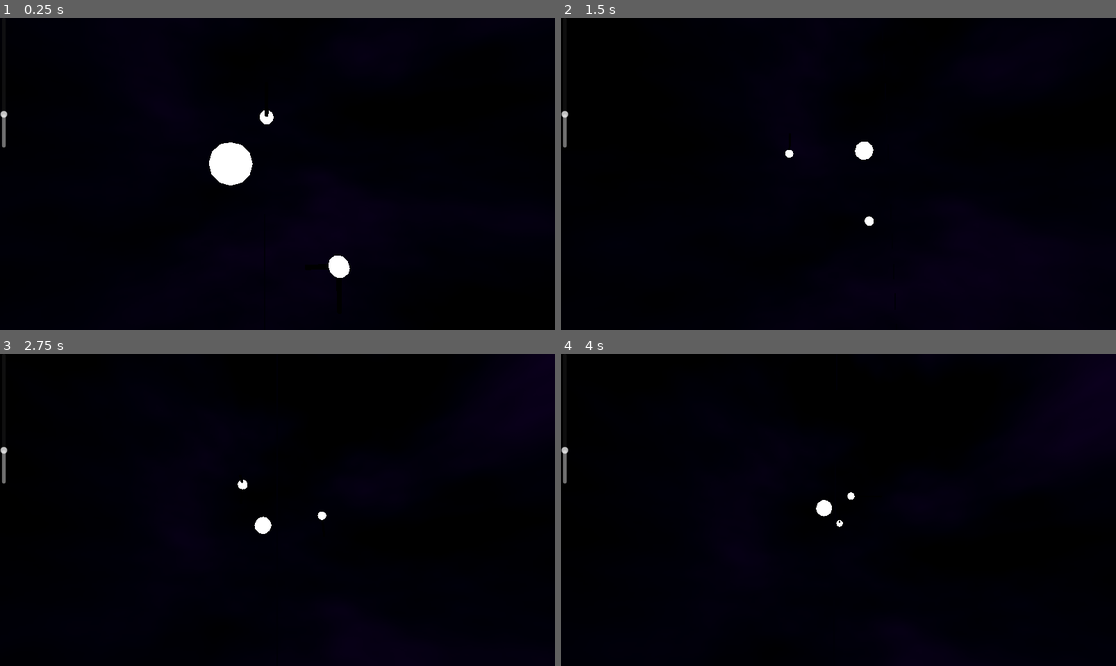
Above: before the commit, frames 1-4 (two rows, left to right).
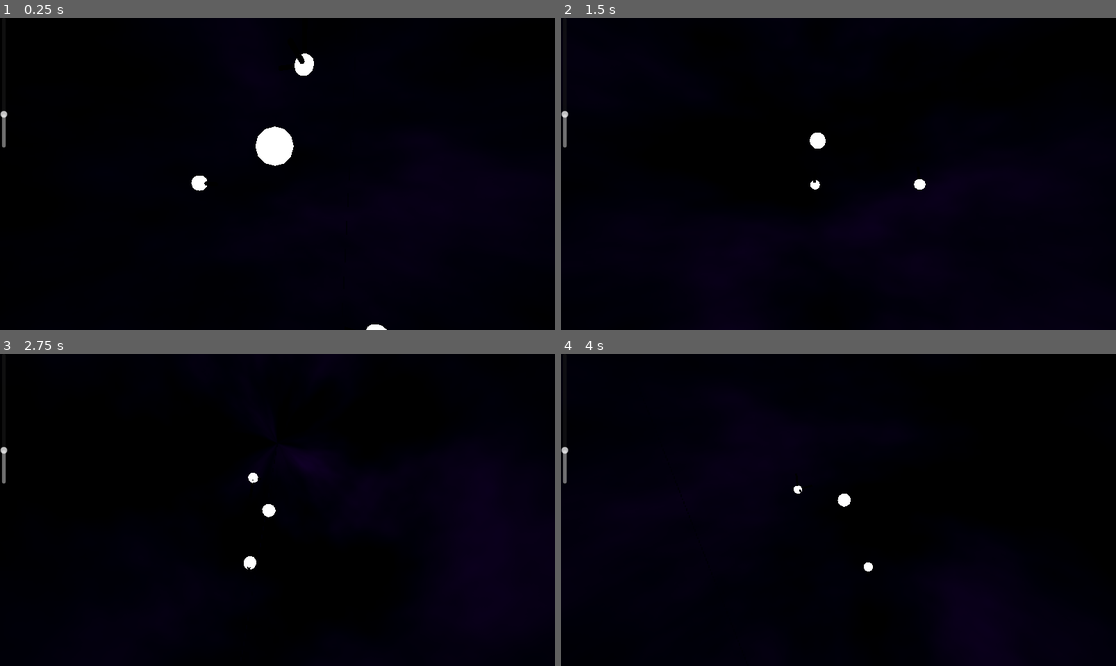
Above: after the commit, the same moments.

Repository: kubsterman/3d-gravity-experiment
Game: Godot game, scene res://main.tscn
The game is run twice, just before and just after one commit, with the same random seed, the same clock (stepped at 60 frames per second) and the same inputs.
Inputs (mouse positions are in pixels of both pictures, inside the frame that each line leads up to):
- Up to frame 1 (0.25 s): no input
- Up to frame 2 (1.5 s): move the mouse to (960, 158) at 0.52 s; hold Right (ui_right) 0.53-1.28 s; click (960, 158) at 0.67 s; move the mouse to (727, 189) at 1.27 s; hold Down (ui_down) from 1.28 s (still down)
- Up to frame 3 (2.75 s): move the mouse to (333, 441) at 2.02 s; release Down (ui_down) at 2.03 s; hold Right (ui_right) from 2.03 s (still down)
- Up to frame 4 (4 s): move the mouse to (810, 572) at 2.77 s; release Right (ui_right) at 2.78 s; hold Up (ui_up) 2.78-3.53 s; click (810, 572) at 2.92 s; move the mouse to (1005, 556) at 3.52 s; hold Left (ui_left) from 3.53 s (still down)

The runs differ from the first frame. In frame 1, 2.1% of the frame differs, in the area x 34-70%, y 11-100%; in frame 2, 0.4%; in frame 3, 1.7%; in frame 4, 1.0%.

Commit message:
added camera controls

Diff:
--- a/body.gd
+++ b/body.gd
@@ -11,7 +11,9 @@
 func _ready():
 	velocity = initial_velocity
 func _physics_process(delta):
+	_visual_control()
 	_indicator_edit()
+
 	for body in get_parent().bodies_present:
 		if body != null && body !=self:
 			desired_velocity.x = (body.global_position.x-global_position.x)
@@ -36,6 +38,8 @@
 	$z_indicator.height = velocity.z
 	$z_indicator.position.z = velocity.z/4
 
+func _visual_control():
+	self.scale = Vector3(1+mass*pow(0.1,11),1+mass*pow(0.1,11),1+mass*pow(0.1,11))
 
 func _on_area_3d_area_entered(area):
 	if mass < area.get_parent().mass:
--- a/main.gd
+++ b/main.gd
@@ -4,6 +4,8 @@
 var body_count: int
 var avg_pos: Vector3
 var zoom_value: float
+var movingright: bool
+
 func _ready():
 
 	for _body in get_children():
@@ -34,7 +36,16 @@
 	$Camera3D.look_at(avg_pos)
 	$Camera3D.global_position = lerp($Camera3D.global_position, floor(avg_pos) + Vector3(zoom_value,zoom_value,zoom_value)*$Camera3D.transform.basis.z, 0.02)
 
+	#orbit camera
 
+	if Input.is_action_pressed("ui_right"):
+		$Camera3D.global_position += 1 * Vector3(1,1,1) * $Camera3D.transform.basis.x
+	elif Input.is_action_pressed("ui_left"):
+		$Camera3D.global_position -= 1 * Vector3(1,1,1) * $Camera3D.transform.basis.x
+	if Input.is_action_pressed("ui_up"):
+		$Camera3D.global_position += 1 * Vector3(1,1,1) * $Camera3D.transform.basis.y
+	elif Input.is_action_pressed("ui_down"):
+		$Camera3D.global_position -= 1 * Vector3(1,1,1) * $Camera3D.transform.basis.y
 
 func _unhandled_input(event):
 	if event is InputEventMouseButton:
@@ -44,5 +55,6 @@
 
 			if event.button_index == MOUSE_BUTTON_WHEEL_DOWN:
 				zoom_value -= 1
+
 func _control():
 	zoom_value = $distance_slider.value
--- a/main.tscn
+++ b/main.tscn
@@ -28,19 +28,24 @@
 script = ExtResource("1_cou5m")
 
 [node name="Body" parent="." instance=ExtResource("1_uggw6")]
-transform = Transform3D(2, 0, 0, 0, 2, 0, 0, 0, 2, -0.0104957, 0.903115, -1.56024)
+transform = Transform3D(1, 0, 0, 0, 1, 0, 0, 0, 1, 0.127455, 0.939106, -1.15181)
 mass = 8e+10
 initial_velocity = Vector3(2.08165e-12, 2.08165e-12, 2.08165e-12)
 
 [node name="Body2" parent="." instance=ExtResource("1_uggw6")]
-transform = Transform3D(1, 0, 0, 0, 1, 0, 0, 0, 1, 2.28054, -0.0111303, -8.08582)
-mass = 1e+10
+transform = Transform3D(1, 0, 0, 0, 1, 0, 0, 0, 1, 2.7448, -2.40673, -6.17833)
+mass = 10.0
 initial_velocity = Vector3(2.08165e-12, 5, 2.08165e-12)
 
 [node name="Body3" parent="." instance=ExtResource("1_uggw6")]
-transform = Transform3D(1, 0, 0, 0, 1, 0, 0, 0, 1, 6.77877, 0.355905, -1.978)
-mass = 1.0
+transform = Transform3D(1, 0, 0, 0, 1, 0, 0, 0, 1, 6.65435, 0.355905, 0.978326)
+mass = 10.0
 initial_velocity = Vector3(2.08165e-12, -5, 2.08165e-12)
+
+[node name="Body4" parent="." instance=ExtResource("1_uggw6")]
+transform = Transform3D(1, 0, 0, 0, 1, 0, 0, 0, 1, -7.20661, -2.09769, -2.96986)
+mass = 5e+08
+initial_velocity = Vector3(2.08165e-12, 2.08165e-12, 2.08165e-12)
 
 [node name="Camera3D" type="Camera3D" parent="."]
 transform = Transform3D(0.987014, -0.0806881, 0.138898, 0.0533813, 0.980304, 0.190145, -0.151505, -0.180261, 0.971881, 2.21012, 0.357986, 3.549)
--- a/project.godot
+++ b/project.godot
@@ -14,3 +14,38 @@
 run/main_scene="res://main.tscn"
 config/features=PackedStringArray("4.2", "Forward Plus")
 config/icon="res://icon.svg"
+
+[input]
+
+ui_left={
+"deadzone": 0.5,
+"events": [Object(InputEventKey,"resource_local_to_scene":false,"resource_name":"","device":0,"window_id":0,"alt_pressed":false,"shift_pressed":false,"ctrl_pressed":false,"meta_pressed":false,"pressed":false,"keycode":4194319,"physical_keycode":0,"key_label":0,"unicode":0,"echo":false,"script":null)
+, Object(InputEventJoypadButton,"resource_local_to_scene":false,"resource_name":"","device":0,"button_index":13,"pressure":0.0,"pressed":false,"script":null)
+, Object(InputEventJoypadMotion,"resource_local_to_scene":false,"resource_name":"","device":0,"axis":0,"axis_value":-1.0,"script":null)
+, Object(InputEventKey,"resource_local_to_scene":false,"resource_name":"","device":-1,"window_id":0,"alt_pressed":false,"shift_pressed":false,"ctrl_pressed":false,"meta_pressed":false,"pressed":false,"keycode":0,"physical_keycode":65,"key_label":0,"unicode":97,"echo":false,"script":null)
+]
+}
+ui_right={
+"deadzone": 0.5,
+"events": [Object(InputEventKey,"resource_local_to_scene":false,"resource_name":"","device":0,"window_id":0,"alt_pressed":false,"shift_pressed":false,"ctrl_pressed":false,"meta_pressed":false,"pressed":false,"keycode":4194321,"physical_keycode":0,"key_label":0,"unicode":0,"echo":false,"script":null)
+, Object(InputEventJoypadButton,"resource_local_to_scene":false,"resource_name":"","device":0,"button_index":14,"pressure":0.0,"pressed":false,"script":null)
+, Object(InputEventJoypadMotion,"resource_local_to_scene":false,"resource_name":"","device":0,"axis":0,"axis_value":1.0,"script":null)
+, Object(InputEventKey,"resource_local_to_scene":false,"resource_name":"","device":-1,"window_id":0,"alt_pressed":false,"shift_pressed":false,"ctrl_pressed":false,"meta_pressed":false,"pressed":false,"keycode":0,"physical_keycode":68,"key_label":0,"unicode":100,"echo":false,"script":null)
+]
+}
+ui_up={
+"deadzone": 0.5,
+"events": [Object(InputEventKey,"resource_local_to_scene":false,"resource_name":"","device":0,"window_id":0,"alt_pressed":false,"shift_pressed":false,"ctrl_pressed":false,"meta_pressed":false,"pressed":false,"keycode":4194320,"physical_keycode":0,"key_label":0,"unicode":0,"echo":false,"script":null)
+, Object(InputEventJoypadButton,"resource_local_to_scene":false,"resource_name":"","device":0,"button_index":11,"pressure":0.0,"pressed":false,"script":null)
+, Object(InputEventJoypadMotion,"resource_local_to_scene":false,"resource_name":"","device":0,"axis":1,"axis_value":-1.0,"script":null)
+, Object(InputEventKey,"resource_local_to_scene":false,"resource_name":"","device":-1,"window_id":0,"alt_pressed":false,"shift_pressed":false,"ctrl_pressed":false,"meta_pressed":false,"pressed":false,"keycode":0,"physical_keycode":87,"key_label":0,"unicode":119,"echo":false,"script":null)
+]
+}
+ui_down={
+"deadzone": 0.5,
+"events": [Object(InputEventKey,"resource_local_to_scene":false,"resource_name":"","device":0,"window_id":0,"alt_pressed":false,"shift_pressed":false,"ctrl_pressed":false,"meta_pressed":false,"pressed":false,"keycode":4194322,"physical_keycode":0,"key_label":0,"unicode":0,"echo":false,"script":null)
+, Object(InputEventJoypadButton,"resource_local_to_scene":false,"resource_name":"","device":0,"button_index":12,"pressure":0.0,"pressed":false,"script":null)
+, Object(InputEventJoypadMotion,"resource_local_to_scene":false,"resource_name":"","device":0,"axis":1,"axis_value":1.0,"script":null)
+, Object(InputEventKey,"resource_local_to_scene":false,"resource_name":"","device":-1,"window_id":0,"alt_pressed":false,"shift_pressed":false,"ctrl_pressed":false,"meta_pressed":false,"pressed":false,"keycode":0,"physical_keycode":83,"key_label":0,"unicode":115,"echo":false,"script":null)
+]
+}
Not shown, removed: STScI-H-Whale_galaxy-h-4467x1217.png.import
Binary file removed: Short_left_arrow_-_red.png
Not shown, removed: Short_left_arrow_-_red.png.import
Not shown, changed: STScI-H-Whale_galaxy-h-4467x1217.png
